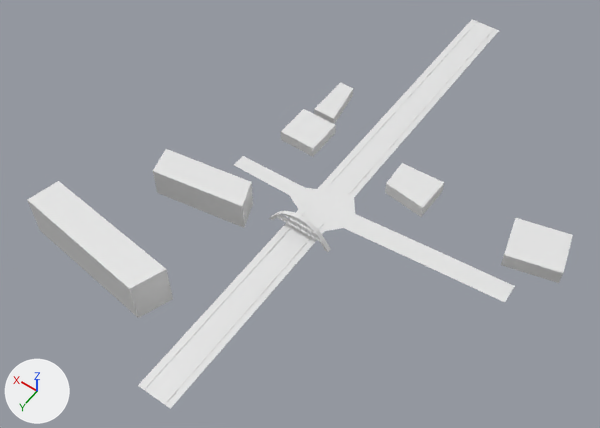
What one commit did to the Blender file data/mars/models/mdl/blend/reforma.blend.
Both versions are drawn from a 50 mm lens placed at (-18.3, 28.6, 42.2), pointed at (1.0, 1.5, -0.3). Every picture has the same lights, and +X, +Y and +Z are marked at lower left.

The first picture shows 'PNTE', 'Plane'.
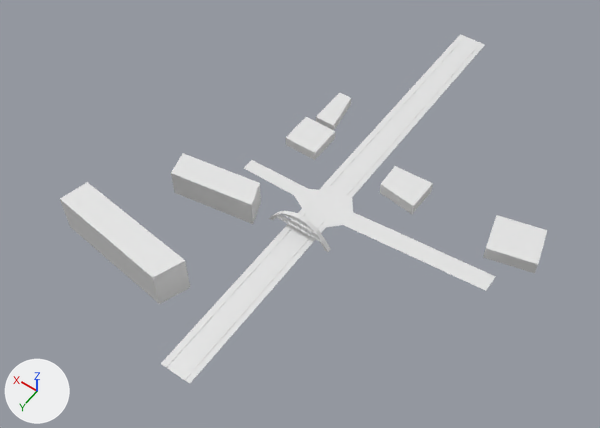
What differs and where, as boxes (x1, y1, x2, y2) in the pictures (600 x 428 px; the box of a moved part takes in the faces that stretch with it):
'Plane', reshaped (39% narrower, 10% shorter)
    before: (27, 19, 573, 409)
    after: (161, 34, 496, 384)
'PNTE', reshaped (675% wider, 393% taller)
    before: (269, 210, 331, 252)
    after: (60, 93, 547, 304)
part 1 of me_plane, deleted
    before: (27, 82, 573, 318)
part 2 of me_plane, moved or reshaped
    before: (138, 19, 515, 409)
    after: (161, 34, 496, 384)
part 3 of me_plane_001, added
    after: (60, 182, 190, 304)
part 4 of me_plane_001, added
    after: (286, 117, 335, 160)
part 5 of me_plane_001, added
    after: (316, 93, 351, 130)
part 6 of me_plane_001, added
    after: (483, 215, 547, 274)
part 7 of me_plane_001, added
    after: (380, 166, 433, 214)
part 8 of me_plane_001, added
    after: (171, 153, 261, 224)

The change in detail:
me_plane is used by ob_plane; location (0.0, 0.0, 0.0); scale (0.141, 1.41, 0.141).
me_plane had 693 vertices, 615 faces and spanned x -106.0..96.0, y -16.0..12.0, z 0.0..22.0.
me_plane now has 441 vertices, 375 faces and spans x -82.0..44.0, y -14.0..11.0, z 0.0.
me_plane part 1: 6 loose pieces with 252 vertices, spanning x -106.0..96.0, y -7.0..10.0, z 0.0..22.0, are deleted.
me_plane part 2: 135 vertices moved from x -81.0..49.0, y -14.0..12.0, z 0.0 to x -79.0..44.0, y -14.0..11.0, z 0.0; 187 vertices removed from x -91.0..50.0, y -16.0..12.0, z 0.0; 187 vertices added at x -82.0..40.0, y -14.0..11.0, z 0.0.
me_plane_001 is used by ob_pnte; location (0.0, 0.0, 0.0); scale (0.101, 1.0, 0.101).
me_plane_001 had 221 vertices, 204 faces, 1 loose edge and spanned x -22.2..23.2, y 2.8..3.1, z -0.9..16.5.
me_plane_001 now has 473 vertices, 444 faces, 1 loose edge and spans x -132.9..120.8, y -8.5..12.1, z -0.9..28.4.
me_plane_001 part 3: a new loose piece of 56 vertices spanning x 29.7..120.8, y 9.1..12.1, z 0.3..28.4, in mat_marsnull (white #e7e7e7).
me_plane_001 part 4: a new loose piece of 40 vertices spanning x 27.5..51.7, y -5.0..-2.6, z 0.1..7.5, in mat_marsnull (white #e7e7e7).
me_plane_001 part 5: a new loose piece of 40 vertices spanning x 31.9..46.8, y -8.5..-5.5, z 0.0..6.5, in mat_marsnull (white #e7e7e7).
me_plane_001 part 6: a new loose piece of 40 vertices spanning x -132.9..-95.4, y -5.5..-2.1, z 0.1..9.7, in mat_marsnull (white #e7e7e7).
me_plane_001 part 7: a new loose piece of 40 vertices spanning x -50.1..-22.4, y -4.7..-2.4, z 0.2..9.0, in mat_marsnull (white #e7e7e7).
me_plane_001 part 8: a new loose piece of 36 vertices spanning x 28.1..90.5, y 2.4..5.1, z 0.3..19.9, in mat_marsnull (white #e7e7e7).
